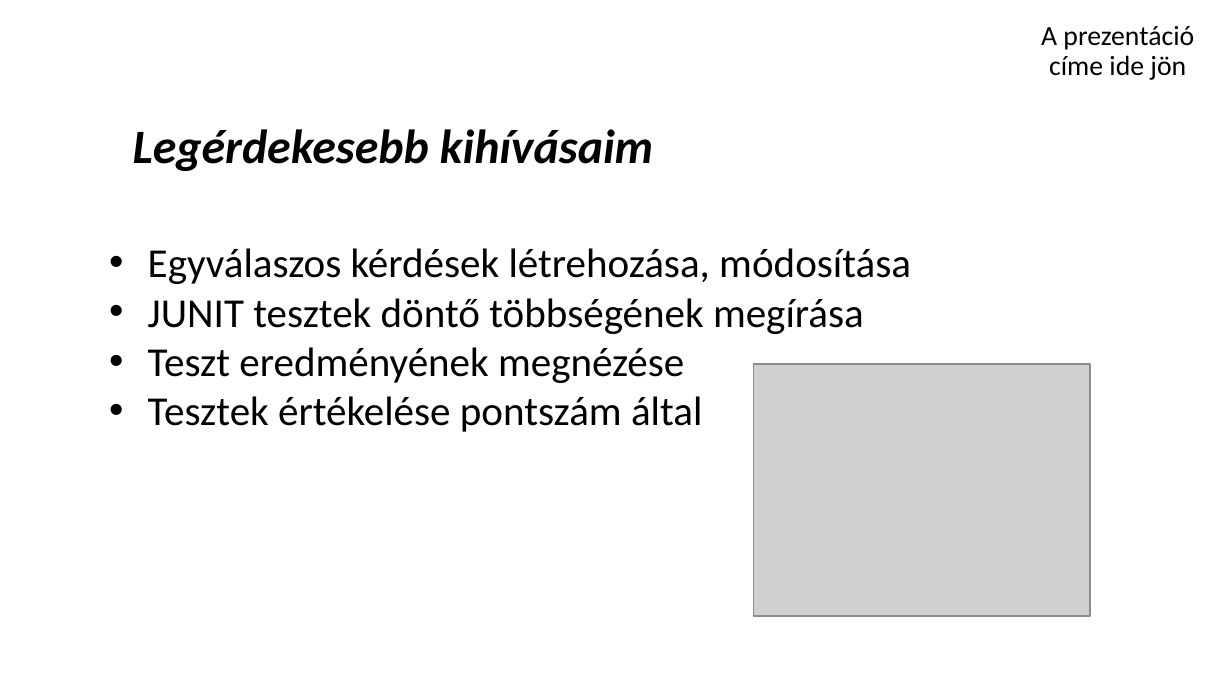
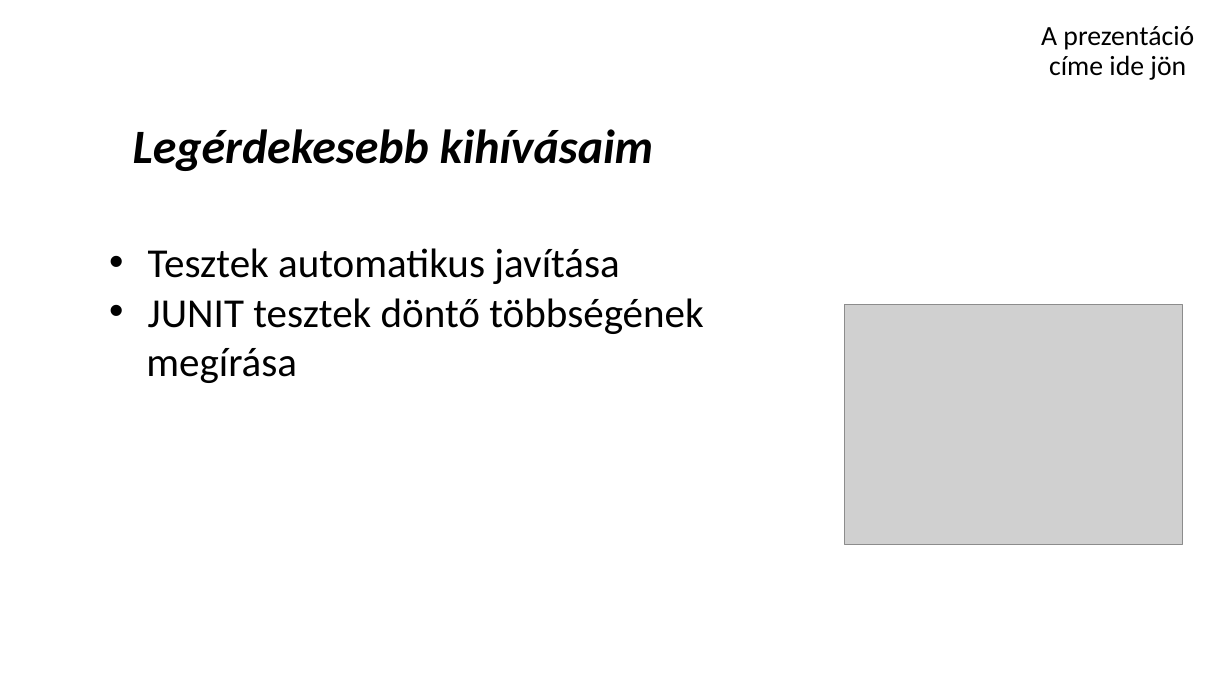
Before and after one commit to schonherz-java-ee-2016-spring/sandbox, a slide deck: slide 4 of Iványi-Nagy Gábor/ivanyi_nagy_gabor.pttx.pptx. Drawn at 1232x693 pixels with LibreOffice and Linux fonts; fonts in the diff are those of the drawing; grey boxes stand for pictures; background and template pictures are left out. Boxes give left, top, right and bottom in pixels: in the first picture for what was removed or moved away, otherwise in the second. Text is boxed around its words. In the diff, an @@ line names an element or a change of style, - is before the commit and + after.

Commit message:
Update

```diff
--- a/Iványi-Nagy Gábor/ivanyi_nagy_gabor.pttx.pptx
+++ b/Iványi-Nagy Gábor/ivanyi_nagy_gabor.pttx.pptx
@@ text at (146,248,703,383): text changed @@
-• Egyválaszos kérdések létrehozása, módosítása
-• JUNIT tesztek döntő többségének megírása
-• Teszt eredményének megnézése
-• Tesztek értékelése pontszám által
+• Tesztek automatikus javítása
+• JUNIT tesztek döntő többségének
+megírása
@@ picture added at (844,304,1181,543) @@
@@ picture removed at (754,363,1090,616) @@
```
Also in this commit, not shown: 3 other slides changed, 1 slide removed.
